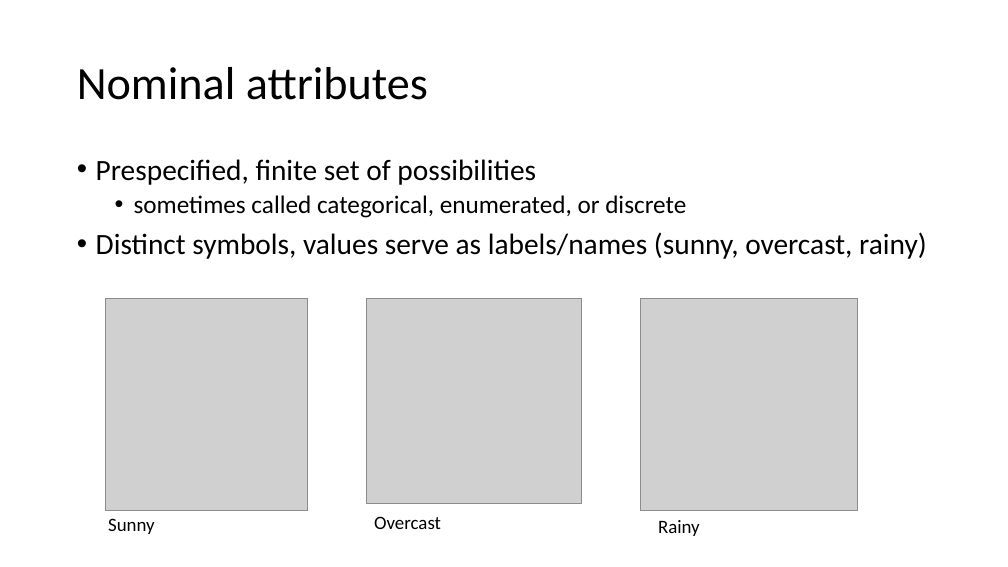
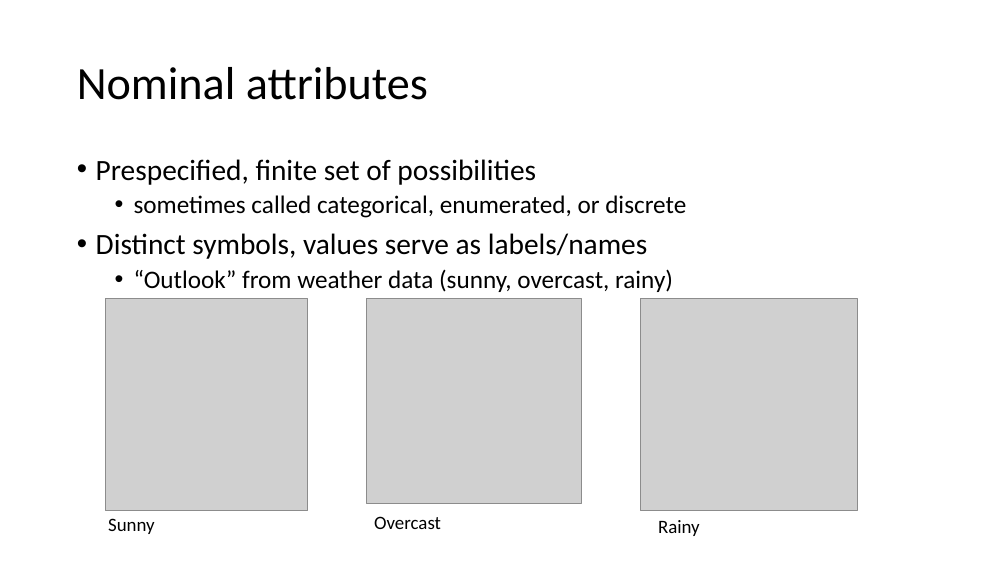
Before and after one commit to russellu/cs405, a slide deck: slide 8 of Lecture_02.pptx (slide 10 before the commit). Drawn at 1008x567 pixels with LibreOffice and Linux fonts; fonts in the diff are those of the drawing; grey boxes stand for pictures. Boxes give left, top, right and bottom in pixels: in the first picture for what was removed or moved away, otherwise in the second. Text is boxed around its words. In the diff, an @@ line names an element or a change of style, - is before the commit and + after.

```diff
--- a/Lecture_02.pptx
+++ b/Lecture_02.pptx
@@ text at bbox=[96, 233, 673, 292]: text changed; size 28 to 24 pt @@
-• Distinct symbols, values serve as labels/names (sunny, overcast, rainy)
+• Distinct symbols, values serve as labels/names
+  • “Outlook” from weather data (sunny, overcast, rainy)
```
Also in this commit, not shown: 10 other slides changed, 1 slide added, 2 slides removed, 1 other file.
